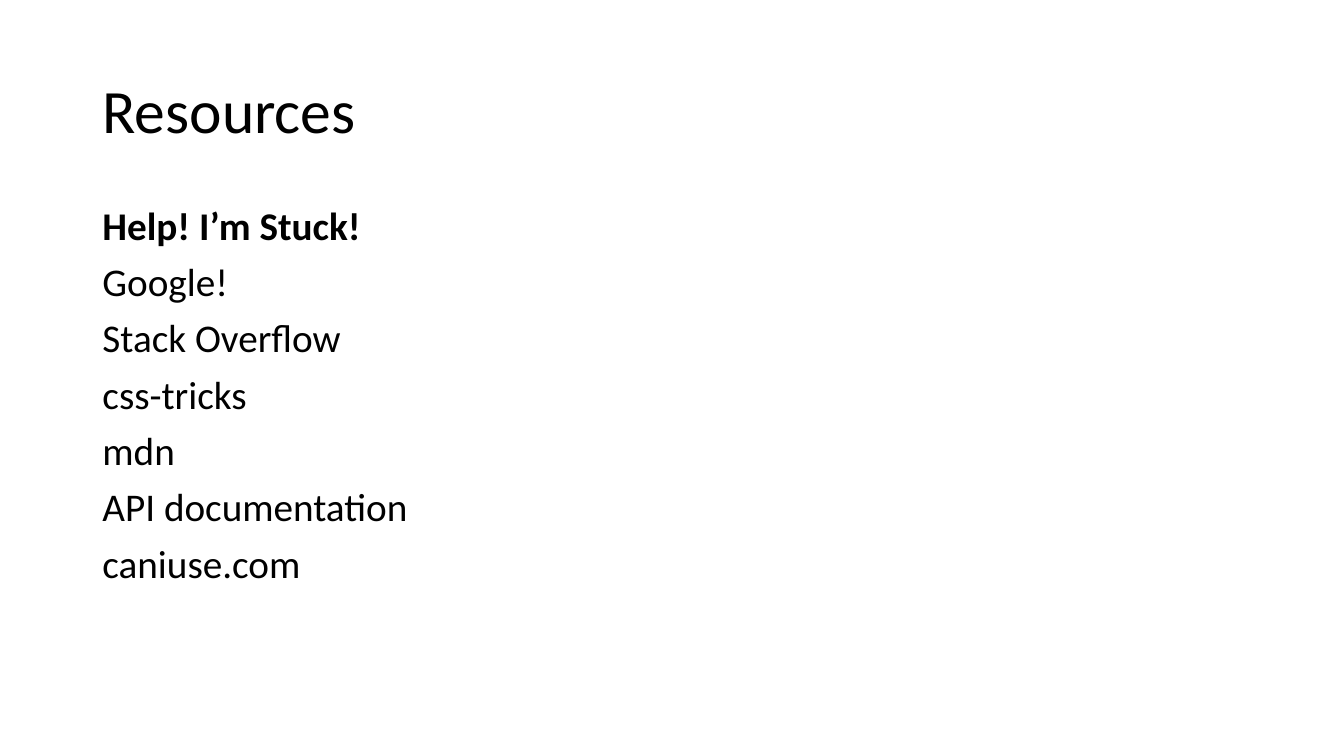
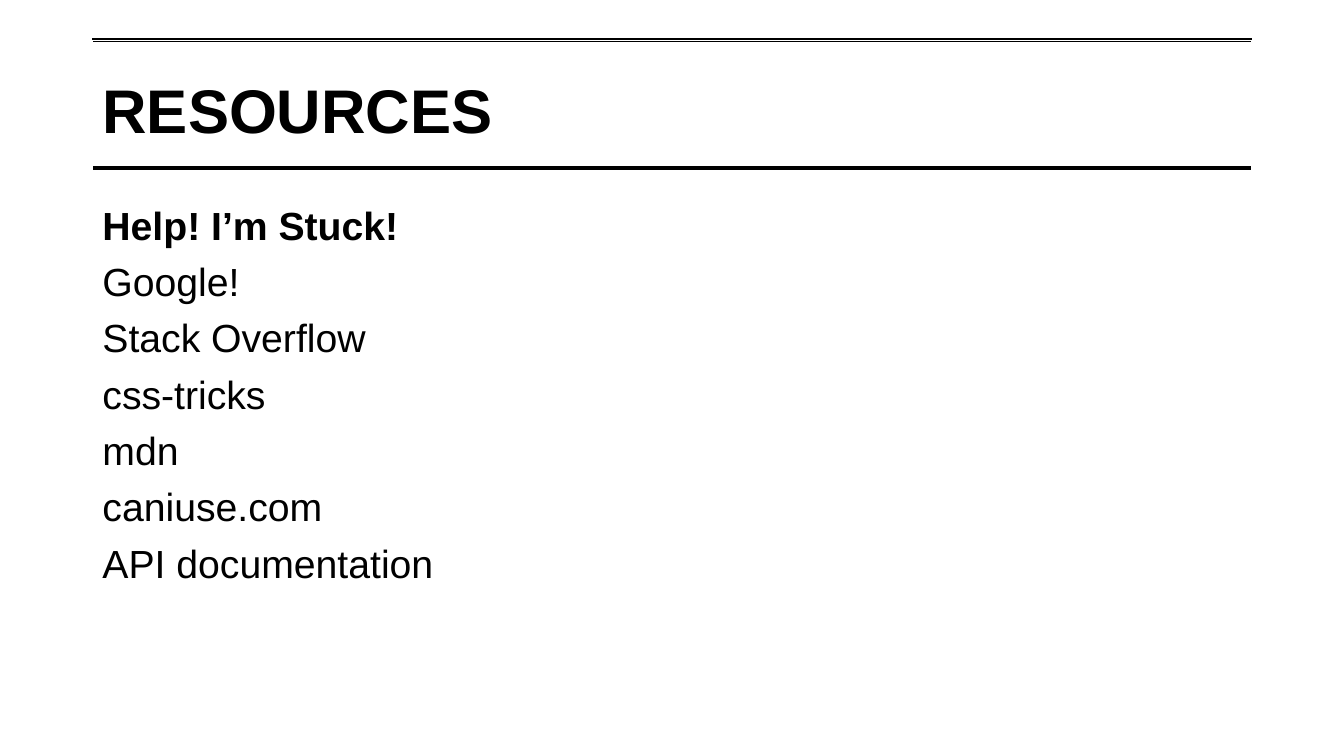
Before and after one commit to lipsitzm/PFNP, a slide deck: slide 110 of PFNP Single Day.pptx (slide 100 before the commit). Drawn at 1344x756 pixels with LibreOffice and Linux fonts; fonts in the diff are those of the drawing; background and template pictures are left out. Boxes give left, top, right and bottom in pixels: in the first picture for what was removed or moved away, otherwise in the second. Text is boxed around its words. In the diff, an @@ line names an element or a change of style, - is before the commit and + after.

```diff
--- a/PFNP Single Day.pptx
+++ b/PFNP Single Day.pptx
@@ title "RESOURCES": place and size @@
-title "RESOURCES" at bbox=[102, 93, 355, 134]
+title "RESOURCES" at bbox=[93, 40, 1252, 187]
@@ title "RESOURCES" at bbox=[93, 40, 1252, 187]: outline none to #FFFFFF 0.75 pt @@
@@ line added from (93, 40) to (1252, 40), #000000 3 pt @@
@@ title at bbox=[102, 90, 492, 134]: text changed; font Calibri to Arial; bold on @@
-Resources
+RESOURCES
@@ line added from (93, 168) to (1252, 168), #000000 3 pt @@
@@ text at bbox=[102, 211, 433, 579]: font Calibri to Arial in "Help! I’m Stuck!", "Google!", "Stack Overflow", "css-tricks" and 2 more places @@
@@ text at bbox=[102, 492, 322, 522]: paragraph added @@
+caniuse.com
@@ text at bbox=[102, 551, 300, 579]: paragraph removed @@
-caniuse.com
```
Also in this commit, not shown: 112 other slides changed, 11 slides added.
